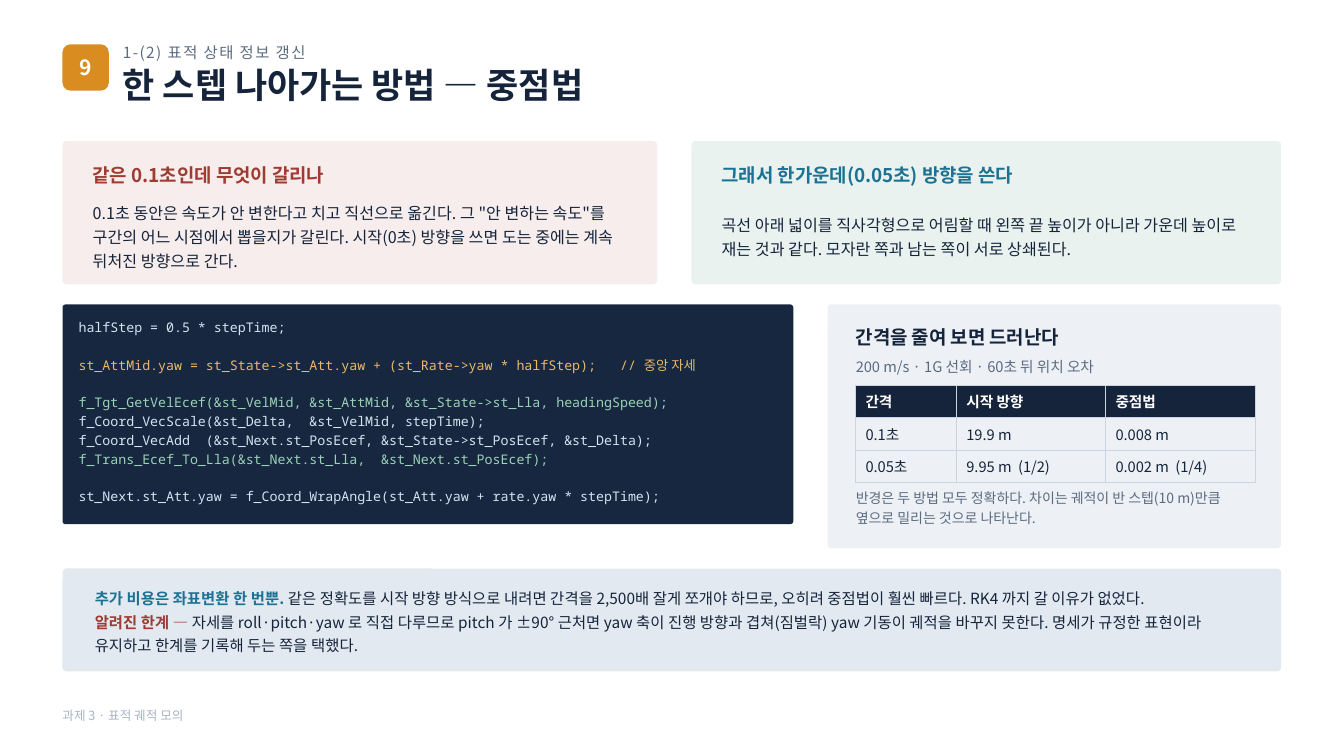
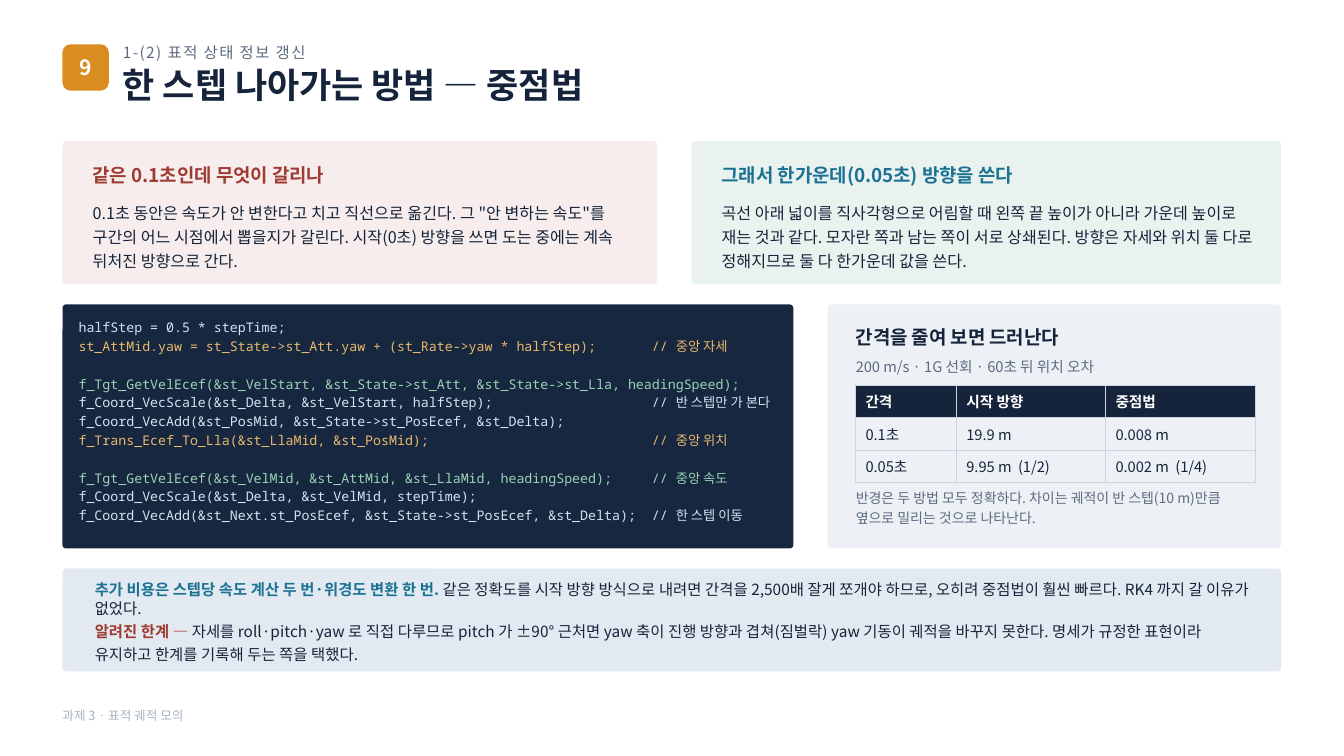
Before and after one commit to harley-hwan/radar-sw-study, a slide deck: slide 10 of Part3_TargetSim/ref/과제3_구현방법_시뮬레이션조건.pptx. Drawn at 1344x756 pixels with LibreOffice and Linux fonts; fonts in the diff are those of the drawing. Boxes give left, top, right and bottom in pixels: in the first picture for what was removed or moved away, otherwise in the second. Text is boxed around its words. In the diff, an @@ line names an element or a change of style, - is before the commit and + after.

```diff
--- a/Part3_TargetSim/ref/과제3_구현방법_시뮬레이션조건.pptx
+++ b/Part3_TargetSim/ref/과제3_구현방법_시뮬레이션조건.pptx
@@ text at (722,205,1253,269): text changed @@
-곡선 아래 넓이를 직사각형으로 어림할 때 왼쪽 끝 높이가 아니라 가운데 높이로 재는 것과 같다. 모자란 쪽과 남는 쪽이 서로 상쇄된다.
+곡선 아래 넓이를 직사각형으로 어림할 때 왼쪽 끝 높이가 아니라 가운데 높이로 재는 것과 같다. 모자란 쪽과 남는 쪽이 서로 상쇄된다. 방향은 자세와 위치 둘 다로 정해지므로 둘 다 한가운데 값을 쓴다.
@@ rounded rectangle: place and size @@
-rounded rectangle at (63,304,793,524)
+rounded rectangle at (63,304,793,548)
@@ text at (79,379,770,486): text changed @@
-f_Tgt_GetVelEcef(&st_VelMid, &st_AttMid, &st_State->st_Lla, headingSpeed);
+f_Tgt_GetVelEcef(&st_VelStart, &st_State->st_Att, &st_State->st_Lla, headingSpeed);
+f_Coord_VecScale(&st_Delta, &st_VelStart, halfStep); // 반 스텝만 가 본다
+f_Coord_VecAdd(&st_PosMid, &st_State->st_PosEcef, &st_Delta);
+f_Trans_Ecef_To_Lla(&st_LlaMid, &st_PosMid); // 중앙 위치
+f_Tgt_GetVelEcef(&st_VelMid, &st_AttMid, &st_LlaMid, headingSpeed); // 중앙 속도
@@ text at (79,509,742,522): text changed @@
-f_Coord_VecAdd (&st_Next.st_PosEcef, &st_State->st_PosEcef, &st_Delta);
-f_Trans_Ecef_To_Lla(&st_Next.st_Lla, &st_Next.st_PosEcef);
-st_Next.st_Att.yaw = f_Coord_WrapAngle(st_Att.yaw + rate.yaw * stepTime);
+f_Coord_VecAdd(&st_Next.st_PosEcef, &st_State->st_PosEcef, &st_Delta); // 한 스텝 이동
@@ text at (95,582,1249,662): text changed @@
-추가 비용은 좌표변환 한 번뿐. 같은 정확도를 시작 방향 방식으로 내려면 간격을 2,500배 잘게 쪼개야 하므로, 오히려 중점법이 훨씬 빠르다. RK4 까지 갈 이유가 없었다.
-알려진 한계 — 자세를 roll·pitch·yaw 로 직접 다루므로 pitch 가 ±90° 근처면 yaw 축이 진행 방향과 겹쳐(짐벌락) yaw 기동이 궤적을 바꾸지 못한다. 명세가 규정한 표현이라 유지하고 한계를 기록해 두는 쪽을 택했다.
+추가 비용은 스텝당 속도 계산 두 번·위경도 변환 한 번. 같은 정확도를 시작 방향 방식으로 내려면 간격을 2,500배 잘게 쪼개야 하므로, 오히려 중점법이 훨씬 빠르다. RK4 까지 갈 이유가 없었다.
+알려진 한계 — 자세를 roll·pitch·yaw 로 직접 다루므로 pitch 가 ±90° 근처면 yaw 축이 진행 방향과 겹쳐(짐벌락) yaw 기동이 궤적을 바꾸지 못한다. 명세가 규정한 표현이라 유지하고 한계를 기록해 두는 쪽을 택했다.
```
Also in this commit, not shown: 5 other slides changed, 31 other files.
